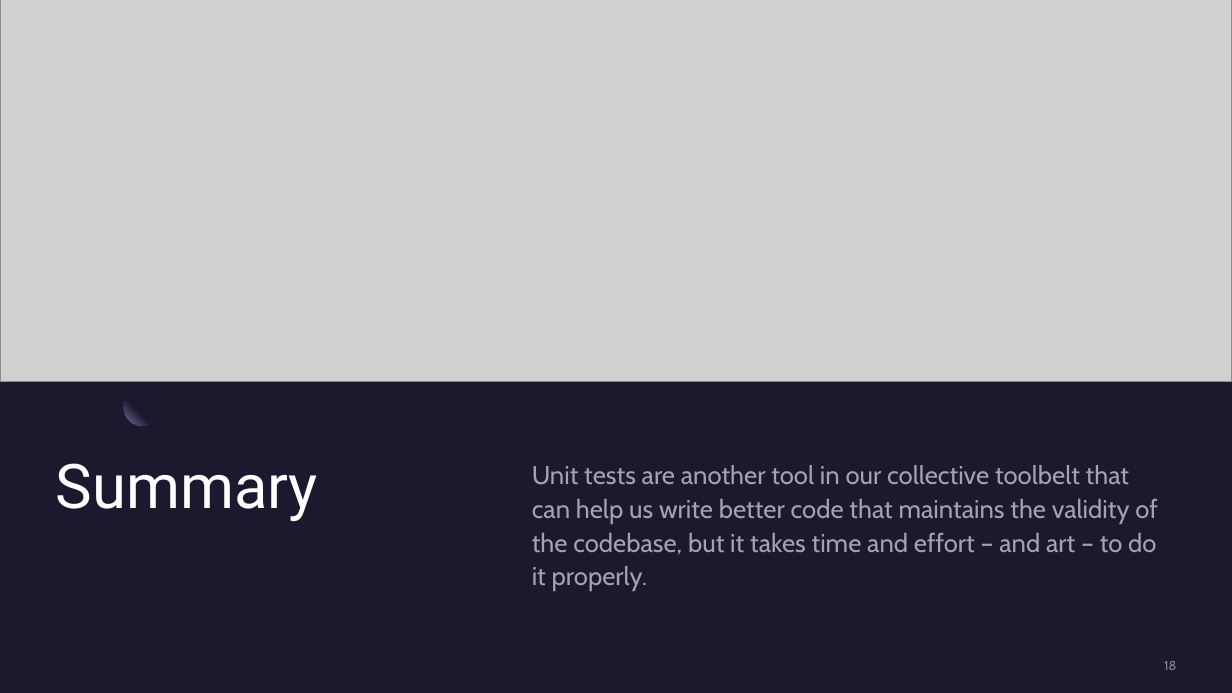
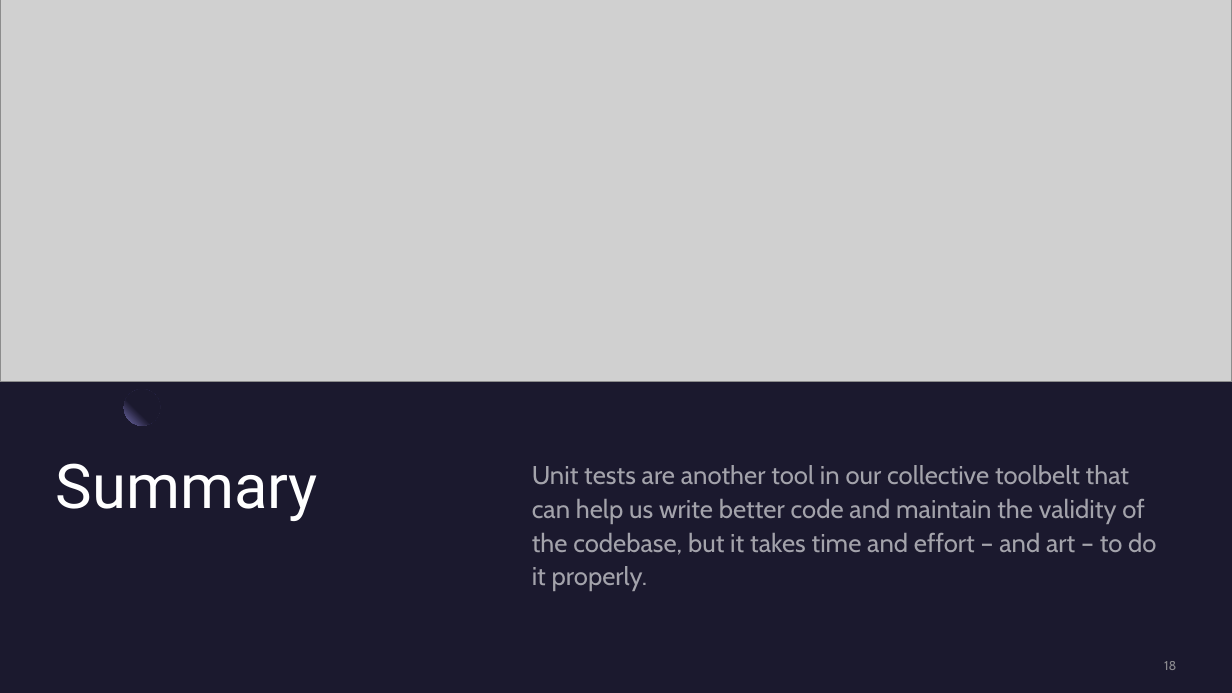
Before and after one commit to Three97/UnitTestingPresentation, a slide deck: slide 18 of PowerPoint/UnitTestingInCSharp.pptx. Drawn at 1232x693 pixels with LibreOffice and Linux fonts; fonts in the diff are those of the drawing; grey boxes stand for pictures. Boxes give left, top, right and bottom in pixels: in the first picture for what was removed or moved away, otherwise in the second. Text is boxed around its words. In the diff, an @@ line names an element or a change of style, - is before the commit and + after.

```diff
--- a/PowerPoint/UnitTestingInCSharp.pptx
+++ b/PowerPoint/UnitTestingInCSharp.pptx
@@ text at [532,465,1156,591]: text changed @@
-Unit tests are another tool in our collective toolbelt that can help us write better code that maintains the validity of the codebase, but it takes time and effort – and art – to do it properly.
+Unit tests are another tool in our collective toolbelt that can help us write better code and maintain the validity of the codebase, but it takes time and effort – and art – to do it properly.
```
Also in this commit, not shown: 10 other slides changed.
